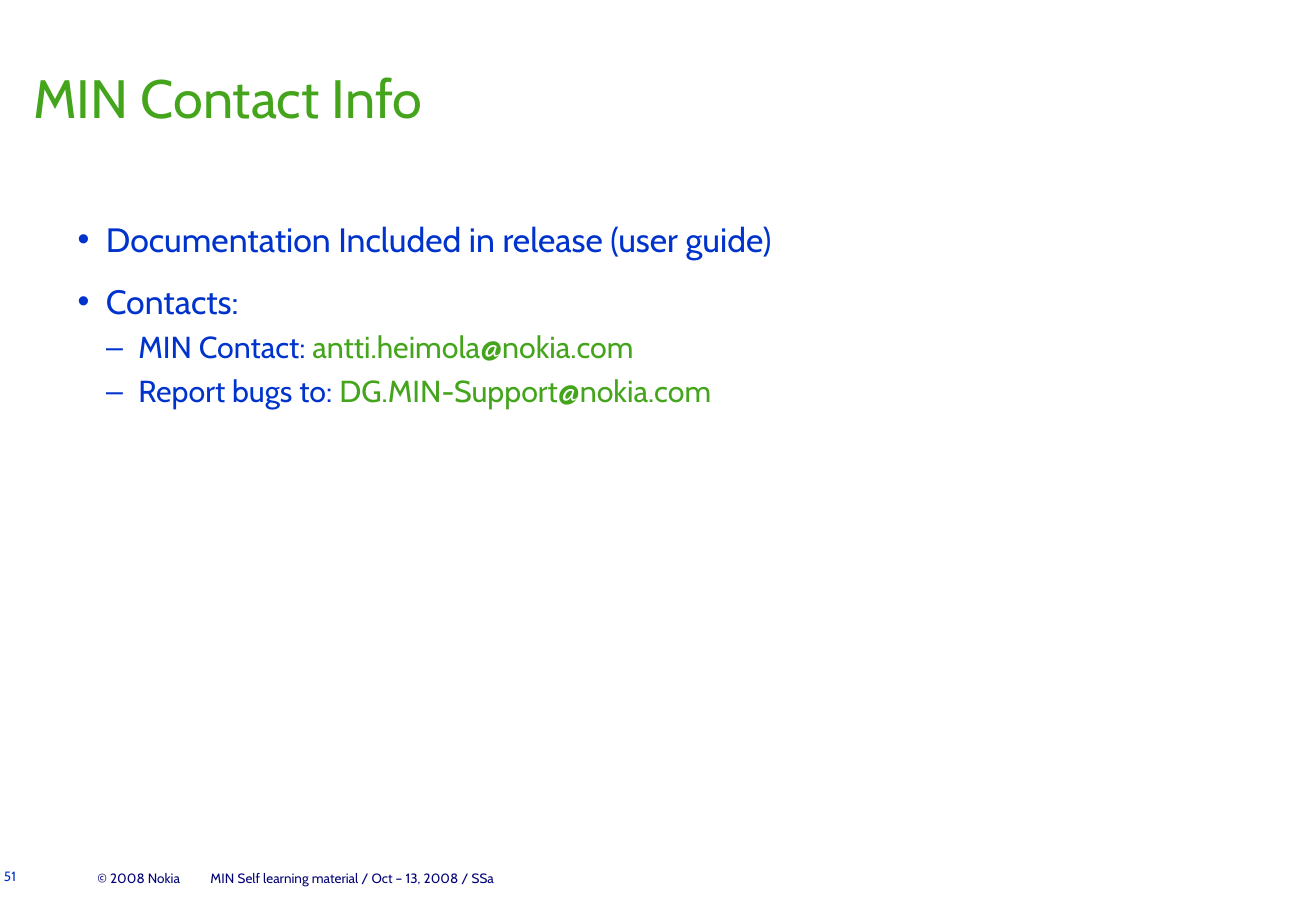
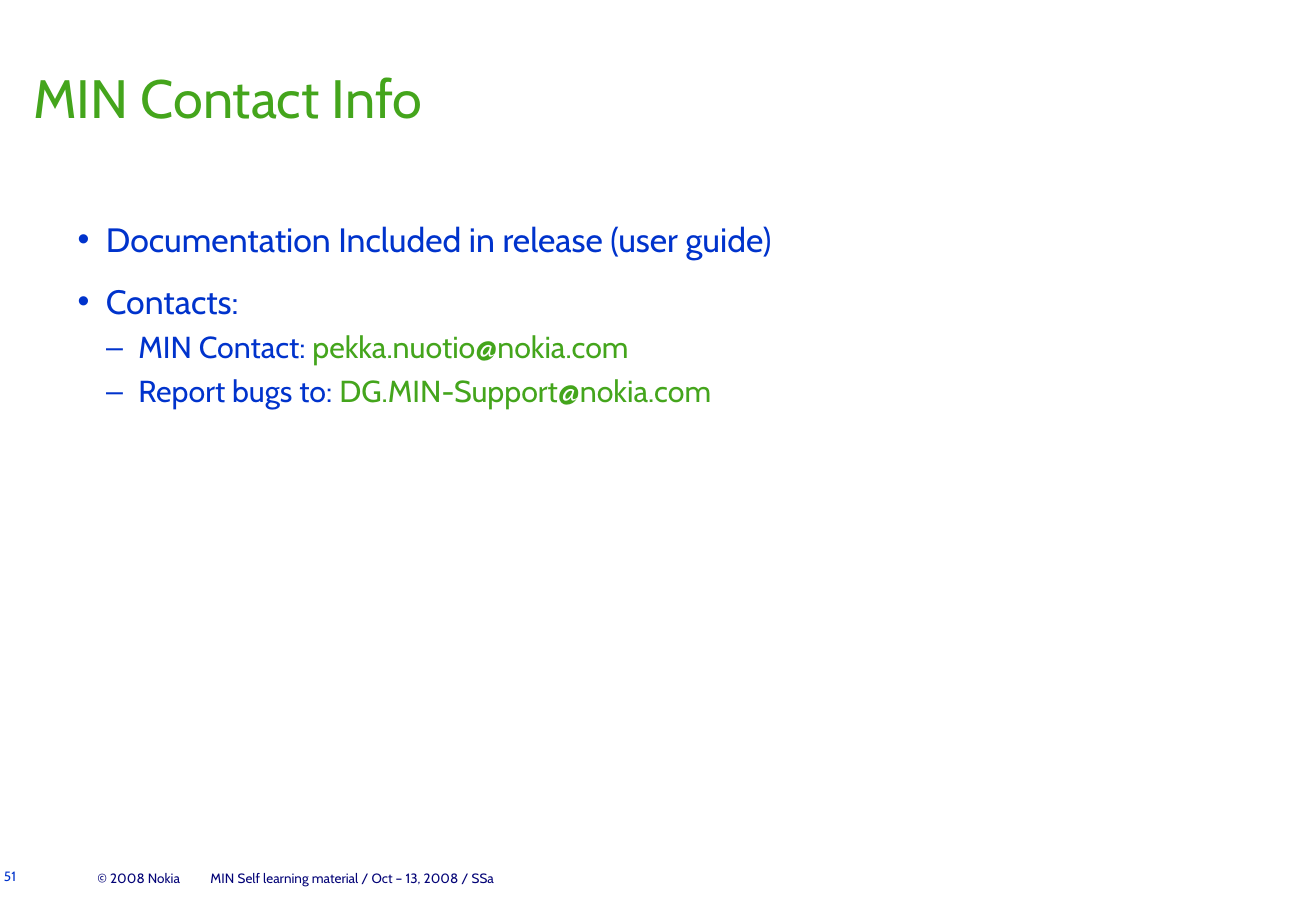
Before and after one commit to bergotorino/min, a slide deck: slide 51 of doc/min_self_learning.odp. Drawn at 1316x911 pixels with LibreOffice and Linux fonts; fonts in the diff are those of the drawing. Boxes give left, top, right and bottom in pixels: in the first picture for what was removed or moved away, otherwise in the second. Text is boxed around its words. In the diff, an @@ line names an element or a change of style, - is before the commit and + after.

Commit message:
contact info

```diff
--- a/doc/min_self_learning.odp
+++ b/doc/min_self_learning.odp
@@ text at [138, 335, 628, 365]: text changed @@
-  – MIN Contact: antti.heimola@nokia.com
+  – MIN Contact: pekka.nuotio@nokia.com
```
Also in this commit, not shown: 1 other file.
